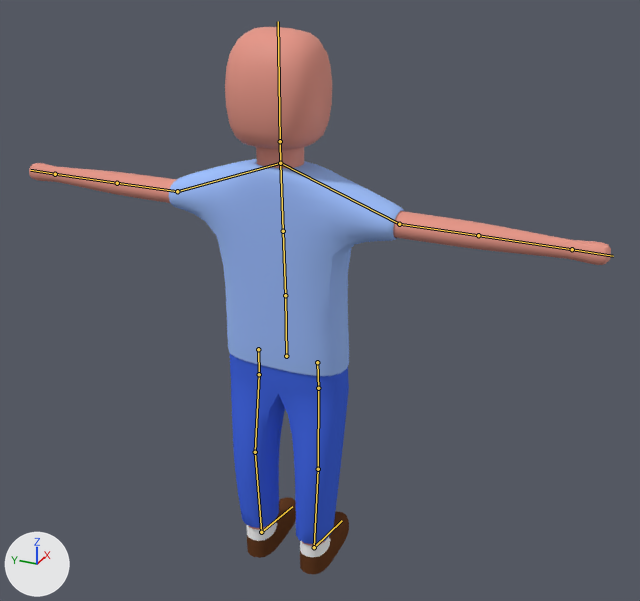
One commit to the Blender file Assets/Blender projects/PlayerModel.blend: the scene before it, then after it.
Both versions are drawn from a 50 mm camera at (-34.5, -17.4, 32.9) aimed at (1.6, -1.2, 14.8). The axes (+X, +Y, +Z) are drawn at lower left. The lights are the same throughout. The bones that bend it are drawn over the model as lines.

In view in the first picture: 'PlayerModel'.
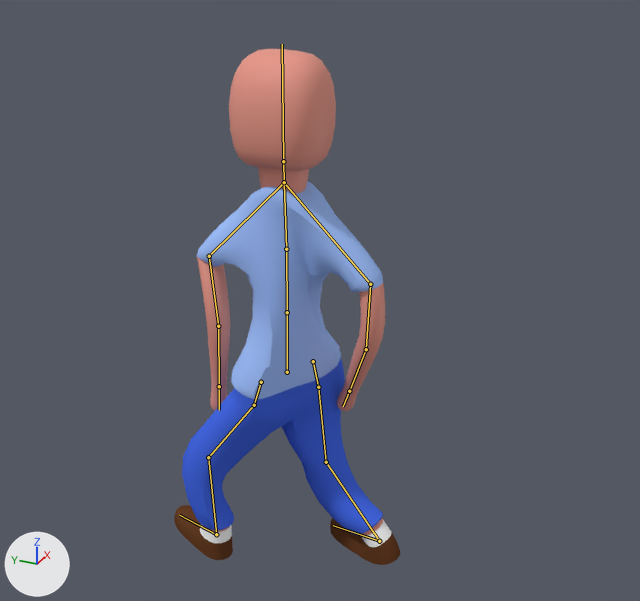
The newer file adds an action. The first version stands in its rest pose; the second is drawn at frame 7 of the action 'WalkLeft'.

Scene script edits in JSON lines:
```json
{"block": "bone_pelvis", "where": "bone_pelvis = bpy.data.objects['Armature.001'].pose.bones['Pelvis']"}
{"op": "set", "path": "bone_pelvis.location", "old": "(0.0, 0.0, 0.0)", "new": "(-0.02, -0.9, 0.01)"}
{"op": "set", "path": "bone_pelvis.rotation_quaternion", "old": "(1.0, 0.0, 0.0, 0.0)", "new": "(0.924, 0.008, 0.383, -0.003)", "note": "degrees (0, 0, 0) -> degrees (1, 45, 0)"}
{"block": "bone_chest", "where": "bone_chest = bpy.data.objects['Armature.001'].pose.bones['Chest']  # child of 'Spine'"}
{"op": "set", "path": "bone_chest.rotation_quaternion", "old": "(1.0, 0.0, 0.0, 0.0)", "new": "(0.924, -0.016, -0.382, 0.0)", "note": "degrees (0, 0, 0) -> degrees (-2, -45, 1)"}
{"block": "bone_shoulder_r", "where": "bone_shoulder_r = bpy.data.objects['Armature.001'].pose.bones['Shoulder.R']  # child of 'Chest'"}
{"op": "set", "path": "bone_shoulder_r.rotation_quaternion", "old": "(1.0, 0.0, 0.0, 0.0)", "new": "(0.976, 0.216, 0.005, 0.005)", "note": "degrees (0, 0, 0) -> degrees (25, 0, 1)"}
{"block": "bone_upperarm_r", "where": "bone_upperarm_r = bpy.data.objects['Armature.001'].pose.bones['Upperarm.R']  # child of 'Shoulder.R'"}
{"op": "set", "path": "bone_upperarm_r.rotation_quaternion", "old": "(1.0, 0.0, 0.0, 0.0)", "new": "(0.826, 0.563, 0.017, -0.012)", "note": "degrees (0, 0, 0) -> degrees (69, 2, 0)"}
{"block": "bone_lowerarm_r", "where": "bone_lowerarm_r = bpy.data.objects['Armature.001'].pose.bones['Lowerarm.R']  # child of 'Upperarm.R'"}
{"op": "set", "path": "bone_lowerarm_r.rotation_quaternion", "old": "(1.0, 0.0, 0.0, 0.0)", "new": "(0.976, 0.157, 0.0, -0.149)", "note": "degrees (0, 0, 0) -> degrees (18, 3, -17)"}
{"block": "bone_shoulder_l", "where": "bone_shoulder_l = bpy.data.objects['Armature.001'].pose.bones['Shoulder.L']  # child of 'Chest'"}
{"op": "set", "path": "bone_shoulder_l.rotation_quaternion", "old": "(1.0, 0.0, 0.0, 0.0)", "new": "(0.976, -0.216, -0.005, -0.005)", "note": "degrees (0, 0, 0) -> degrees (-25, -1, 0)"}
{"block": "bone_upperarm_l", "where": "bone_upperarm_l = bpy.data.objects['Armature.001'].pose.bones['Upperarm.L']  # child of 'Shoulder.L'"}
{"op": "set", "path": "bone_upperarm_l.rotation_quaternion", "old": "(1.0, 0.0, 0.0, 0.0)", "new": "(0.765, -0.635, 0.066, 0.088)", "note": "degrees (0, 0, 0) -> degrees (-79, 12, 3)"}
{"block": "bone_lowerarm_l", "where": "bone_lowerarm_l = bpy.data.objects['Armature.001'].pose.bones['Lowerarm.L']  # child of 'Upperarm.L'"}
{"op": "set", "path": "bone_lowerarm_l.rotation_quaternion", "old": "(1.0, 0.0, 0.0, 0.0)", "new": "(0.966, 0.188, 0.0, -0.178)", "note": "degrees (0, 0, 0) -> degrees (21, 4, -20)"}
{"block": "bone_hip_r", "where": "bone_hip_r = bpy.data.objects['Armature.001'].pose.bones['Hip.R']  # child of 'Pelvis'"}
{"op": "set", "path": "bone_hip_r.location", "old": "(0.0, 0.0, 0.0)", "new": "(0.56, 0.04, 0.09)"}
{"op": "set", "path": "bone_hip_r.rotation_quaternion", "old": "(1.0, 0.0, 0.0, 0.0)", "new": "(0.976, -0.063, -0.177, 0.107)", "note": "degrees (0, 0, 0) -> degrees (-10, -19, 14)"}
{"block": "bone_upperleg_r", "where": "bone_upperleg_r = bpy.data.objects['Armature.001'].pose.bones['Upperleg.R']  # child of 'Hip.R'"}
{"op": "set", "path": "bone_upperleg_r.rotation_quaternion", "old": "(1.0, 0.0, 0.0, 0.0)", "new": "(0.991, 0.055, -0.001, -0.119)", "note": "degrees (0, 0, 0) -> degrees (6, 1, -14)"}
{"block": "bone_lowerleg_r", "where": "bone_lowerleg_r = bpy.data.objects['Armature.001'].pose.bones['Lowerleg.R']  # child of 'Upperleg.R'"}
{"op": "set", "path": "bone_lowerleg_r.rotation_quaternion", "old": "(1.0, 0.0, 0.0, 0.0)", "new": "(0.94, -0.145, 0.014, 0.31)", "note": "degrees (0, 0, 0) -> degrees (-15, 7, 36)"}
{"block": "bone_foot_r", "where": "bone_foot_r = bpy.data.objects['Armature.001'].pose.bones['Foot.R']  # child of 'Lowerleg.R'"}
{"op": "set", "path": "bone_foot_r.rotation_quaternion", "old": "(1.0, 0.0, 0.0, 0.0)", "new": "(0.954, 0.032, 0.123, -0.272)", "note": "degrees (0, 0, 0) -> degrees (0, 15, -32)"}
{"block": "bone_hip_l", "where": "bone_hip_l = bpy.data.objects['Armature.001'].pose.bones['Hip.L']  # child of 'Pelvis'"}
{"op": "set", "path": "bone_hip_l.location", "old": "(0.0, 0.0, 0.0)", "new": "(-0.56, -0.02, -0.09)"}
{"op": "set", "path": "bone_hip_l.rotation_quaternion", "old": "(1.0, 0.0, 0.0, 0.0)", "new": "(0.976, 0.081, -0.171, -0.104)", "note": "degrees (0, 0, 0) -> degrees (12, -18, -14)"}
{"block": "bone_upperleg_l", "where": "bone_upperleg_l = bpy.data.objects['Armature.001'].pose.bones['Upperleg.L']  # child of 'Hip.L'"}
{"op": "set", "path": "bone_upperleg_l.rotation_quaternion", "old": "(1.0, 0.0, 0.0, 0.0)", "new": "(0.976, 0.092, -0.016, -0.195)", "note": "degrees (0, 0, 0) -> degrees (11, 0, -23)"}
{"block": "bone_lowerleg_l", "where": "bone_lowerleg_l = bpy.data.objects['Armature.001'].pose.bones['Lowerleg.L']  # child of 'Upperleg.L'"}
{"op": "set", "path": "bone_lowerleg_l.rotation_quaternion", "old": "(1.0, 0.0, 0.0, 0.0)", "new": "(0.94, -0.145, -0.015, 0.31)", "note": "degrees (0, 0, 0) -> degrees (-16, 4, 36)"}
```

Pixel boxes (x1, y1, x2, y2) of what changed, in the pictures (640 x 601 px):
```json
{"object": "PlayerModel", "change": "posed", "before": [29, 27, 611, 574], "after": [174, 49, 400, 565], "on screen": "61% narrower"}
{"bone": "Pelvis", "before": "(286, 356) to (285, 295)", "after": "(287, 372) to (287, 312)"}
{"bone": "Chest", "before": "(283, 231) to (280, 163)", "after": "(286, 249) to (284, 182)"}
{"bone": "Shoulder.R", "before": "(280, 163) to (399, 224)", "after": "(284, 182) to (370, 284)"}
{"bone": "Upperarm.R", "before": "(399, 224) to (478, 235)", "after": "(370, 284) to (366, 349)"}
{"bone": "Lowerarm.R", "before": "(478, 235) to (572, 249)", "after": "(366, 349) to (349, 391)"}
{"bone": "Shoulder.L", "before": "(280, 163) to (177, 191)", "after": "(284, 182) to (209, 256)"}
{"bone": "Upperarm.L", "before": "(177, 191) to (117, 183)", "after": "(209, 256) to (218, 326)"}
{"bone": "Lowerarm.L", "before": "(117, 183) to (55, 174)", "after": "(218, 326) to (219, 386)"}
{"bone": "Hip.R", "before": "(317, 362) to (318, 388)", "after": "(313, 361) to (318, 387)"}
{"bone": "Upperleg.R", "before": "(318, 388) to (318, 469)", "after": "(318, 387) to (326, 462)"}
{"bone": "Lowerleg.R", "before": "(318, 469) to (314, 547)", "after": "(326, 462) to (379, 541)"}
{"bone": "Foot.R", "before": "(314, 547) to (342, 520)", "after": "(379, 541) to (333, 525)"}
{"bone": "Hip.L", "before": "(258, 349) to (259, 374)", "after": "(261, 382) to (254, 405)"}
{"bone": "Upperleg.L", "before": "(259, 374) to (255, 452)", "after": "(254, 405) to (208, 457)"}
{"bone": "Lowerleg.L", "before": "(255, 452) to (261, 532)", "after": "(208, 457) to (216, 534)"}
```
